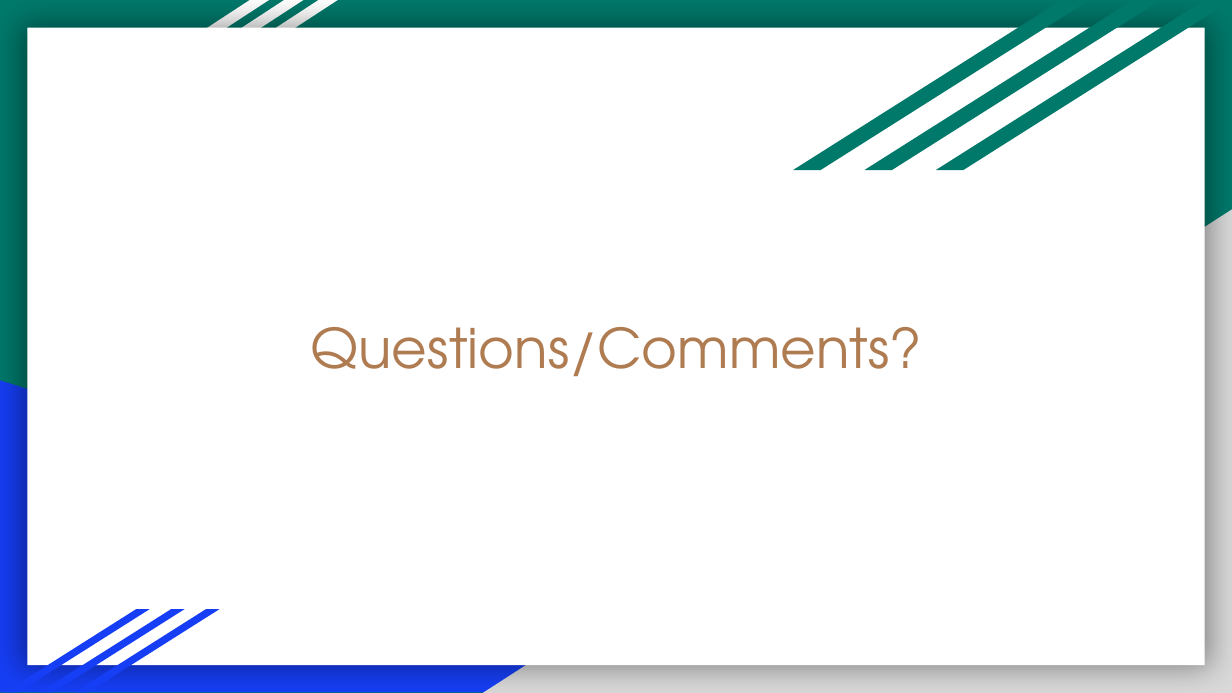
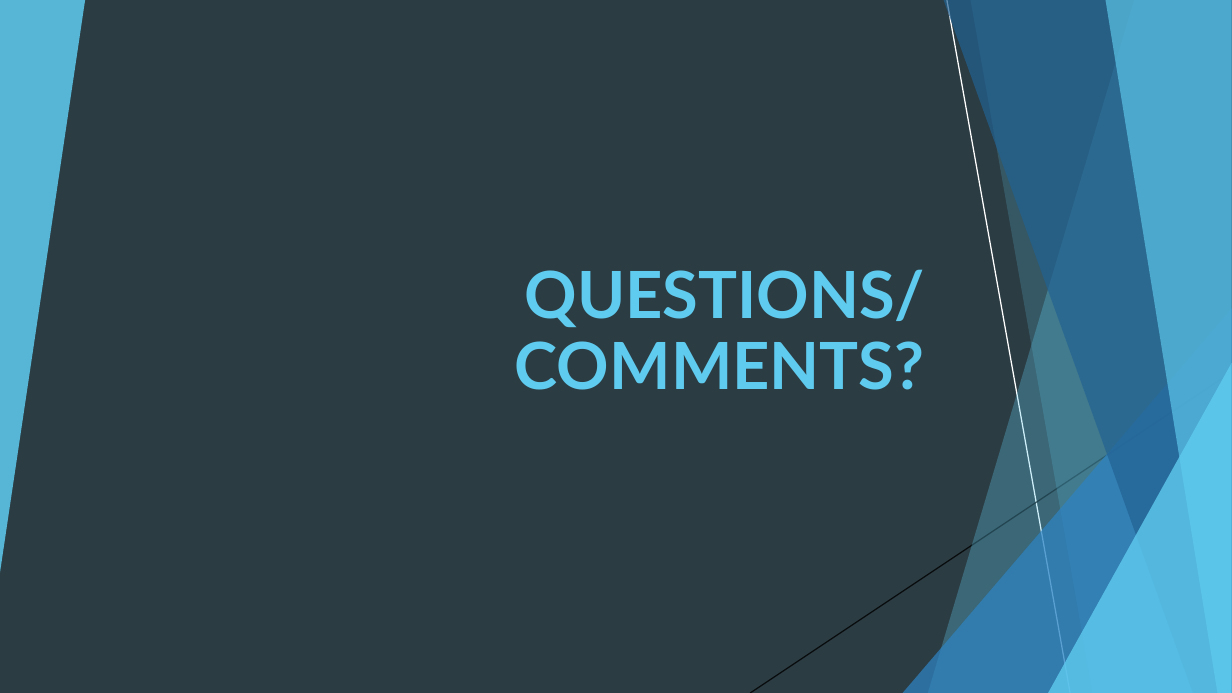
Before and after one commit to nelsonalb/World_Population-Project-3, a slide deck: slide 8 of Project 3- World Data Population.pptx. Drawn at 1232x693 pixels with LibreOffice and Linux fonts; fonts in the diff are those of the drawing. Boxes give left, top, right and bottom in pixels: in the first picture for what was removed or moved away, otherwise in the second. Text is boxed around its words. In the diff, an @@ line names an element or a change of style, - is before the commit and + after.

```diff
--- a/Project 3- World Data Population.pptx
+++ b/Project 3- World Data Population.pptx
@@ background #00796B to #2C3C43 @@
@@ group added at bbox=[0, 0, 1232, 693]: 5 freeform shapes, 3 triangles, 2 lines @@
@@ rectangle added at bbox=[0, 0, 1232, 692], fill #2C3C43 @@
@@ group added at bbox=[0, 0, 1232, 693]: 4 freeform shapes, 3 triangles, 2 lines @@
@@ rectangle removed at bbox=[27, 28, 1205, 665] @@
@@ parallelogram removed at bbox=[34, 0, 269, 140] @@
@@ parallelogram removed at bbox=[69, 0, 303, 140] @@
@@ parallelogram removed at bbox=[103, 0, 338, 140] @@
@@ parallelogram removed at bbox=[793, 0, 1089, 170] @@
@@ parallelogram removed at bbox=[865, 0, 1161, 170] @@
@@ parallelogram removed at bbox=[936, 0, 1232, 170] @@
@@ right triangle removed at bbox=[483, 209, 1232, 693] @@
@@ title "QUESTIONS/COMMENTS?" at bbox=[515, 269, 926, 390]: vertical alignment middle to bottom @@
@@ title at bbox=[515, 269, 926, 390]: text changed; size 32 to 38 pt; font TeX Gyre Adventor to Lato; text colour #AF7B51 to #5FCBEF; bold on @@
-Questions/Comments?
+QUESTIONS/COMMENTS?
@@ right triangle removed at bbox=[0, 381, 993, 692] @@
@@ group added at bbox=[0, 0, 1232, 693]: 5 freeform shapes, 3 triangles, 2 lines @@
@@ parallelogram removed at bbox=[5, 610, 150, 692] @@
@@ parallelogram removed at bbox=[39, 610, 185, 692] @@
@@ parallelogram removed at bbox=[74, 610, 219, 692] @@
```
Also in this commit, not shown: 6 other slides changed, 1 slide added, 1 slide removed.
